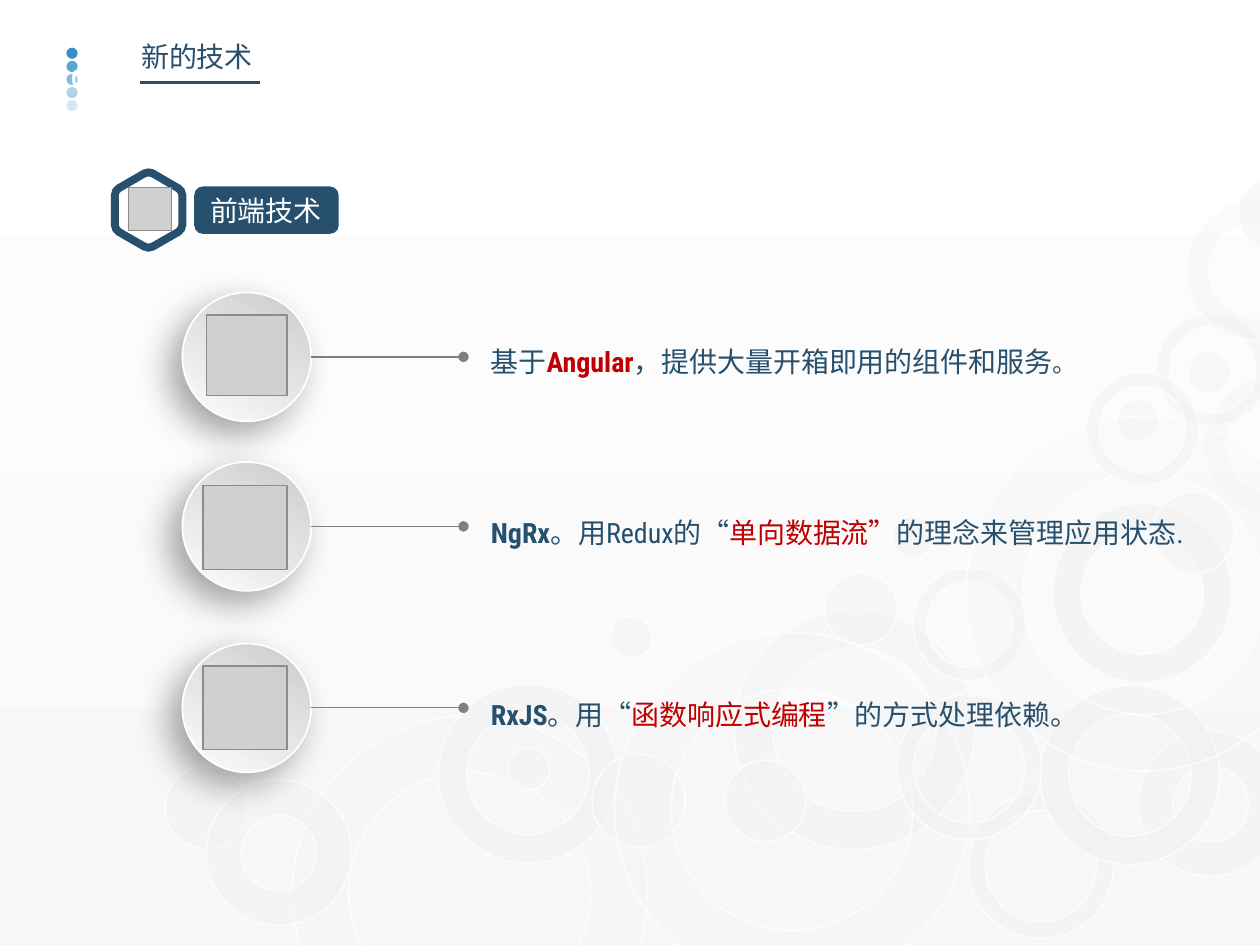
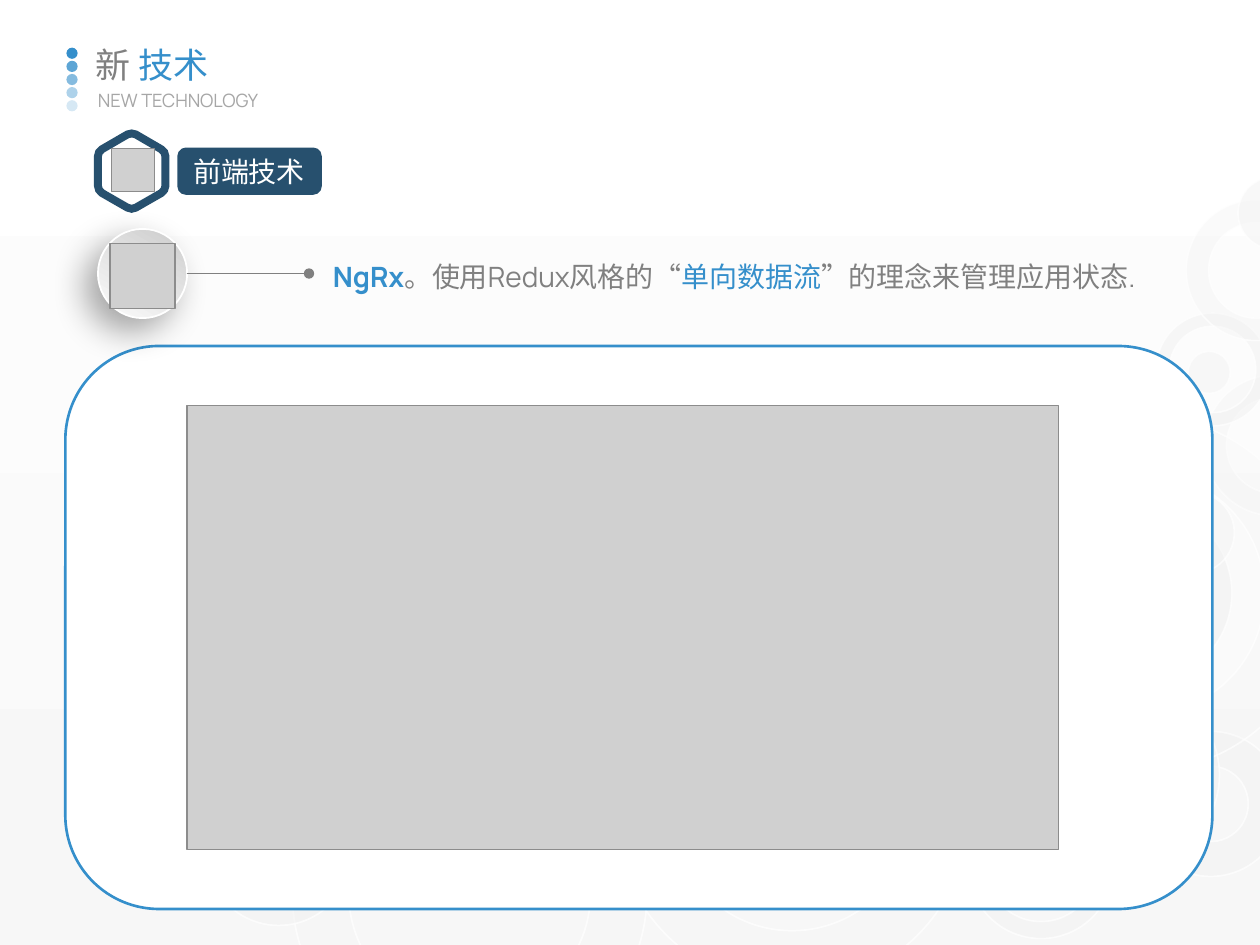
Before and after one commit to watermoonlx/presentation, a slide deck: slide 22 of [PO]PR Approval Control Panel.pptx (slide 20 before the commit). Drawn at 1260x945 pixels with LibreOffice and Linux fonts; fonts in the diff are those of the drawing; grey boxes stand for pictures. Boxes give left, top, right and bottom in pixels: in the first picture for what was removed or moved away, otherwise in the second. Text is boxed around its words. In the diff, an @@ line names an element or a change of style, - is before the commit and + after.

```diff
--- a/[PO]PR Approval Control Panel.pptx
+++ b/[PO]PR Approval Control Panel.pptx
@@ text at bbox=[95, 48, 208, 81]: text changed; size 16 to 20 pt; text colour #27506E to #358FCB @@
-新的技术
+新 技术
@@ text removed at bbox=[71, 63, 100, 94] @@
-03
@@ line removed from (140, 83) to (260, 83) @@
@@ text added at bbox=[98, 93, 258, 107], 10.5 pt, text #A6A6A6 @@
+NEW TECHNOLOGY
@@ 1 picture, 1 rounded rectangle, 1 freeform shape: place and size @@
-1 picture, 1 rounded rectangle, 1 freeform shape at bbox=[115, 173, 338, 248]
+1 picture, 1 rounded rectangle, 1 freeform shape at bbox=[98, 134, 321, 209]
@@ ellipse: place and size @@
-ellipse at bbox=[183, 292, 311, 421]
+ellipse at bbox=[98, 229, 188, 319]
@@ picture added at bbox=[110, 243, 174, 307] @@
@@ text at bbox=[333, 263, 1135, 294]: text changed; font Roboto Condensed to Manrope; text colour #27506E to #808080 @@
-NgRx。用Redux的“单向数据流”的理念来管理应用状态.
+NgRx。使用Redux风格的“单向数据流”的理念来管理应用状态.
@@ arrow moved from (464, 357) - (311, 357) to (309, 273) - (188, 273) @@
@@ picture removed at bbox=[207, 315, 287, 396] @@
@@ rounded rectangle added at bbox=[66, 346, 1212, 910], fill #FFFFFF, outline #358FCB 1.5 pt @@
@@ text removed at bbox=[491, 348, 1078, 378] @@
-基于Angular，提供大量开箱即用的组件和服务。
@@ picture added at bbox=[188, 406, 1060, 849] @@
@@ ellipse removed at bbox=[183, 462, 311, 591] @@
@@ picture removed at bbox=[203, 485, 287, 570] @@
@@ arrow removed from (311, 527) to (464, 527) @@
@@ ellipse removed at bbox=[183, 644, 311, 772] @@
@@ picture removed at bbox=[203, 667, 287, 751] @@
@@ group removed at bbox=[154, 370, 1203, 887]: 8 ellipses, 5 donuts @@
@@ arrow removed from (311, 708) to (464, 708) @@
@@ text removed at bbox=[491, 701, 1078, 728] @@
-RxJS。用“函数响应式编程”的方式处理依赖。
```
Also in this commit, not shown: 14 other slides changed, 12 slides added, 26 slides removed, 14 other files.
